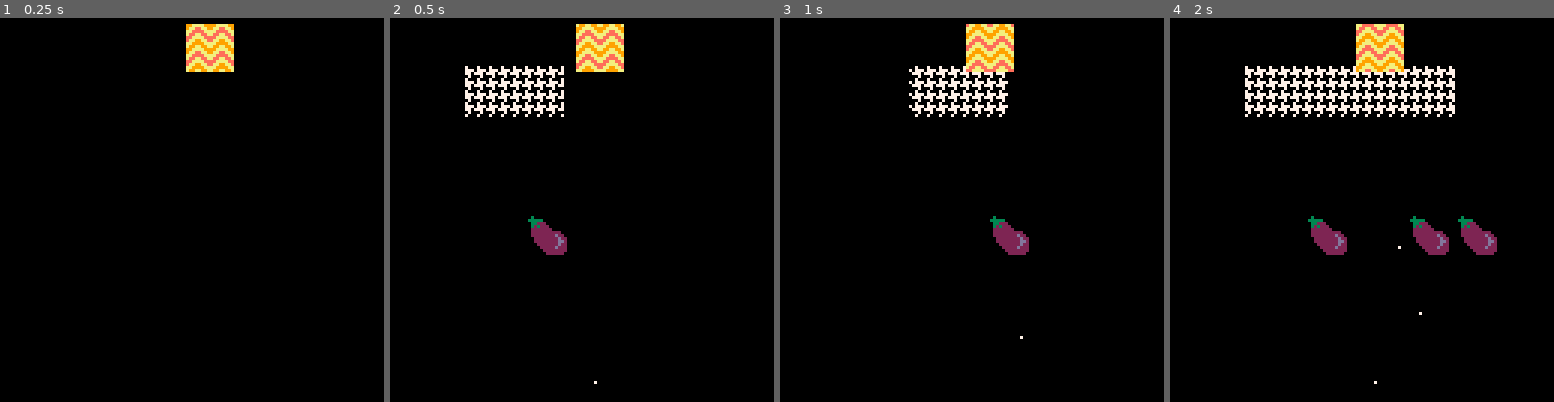
Above: before the commit, frames 1-4 (left to right).
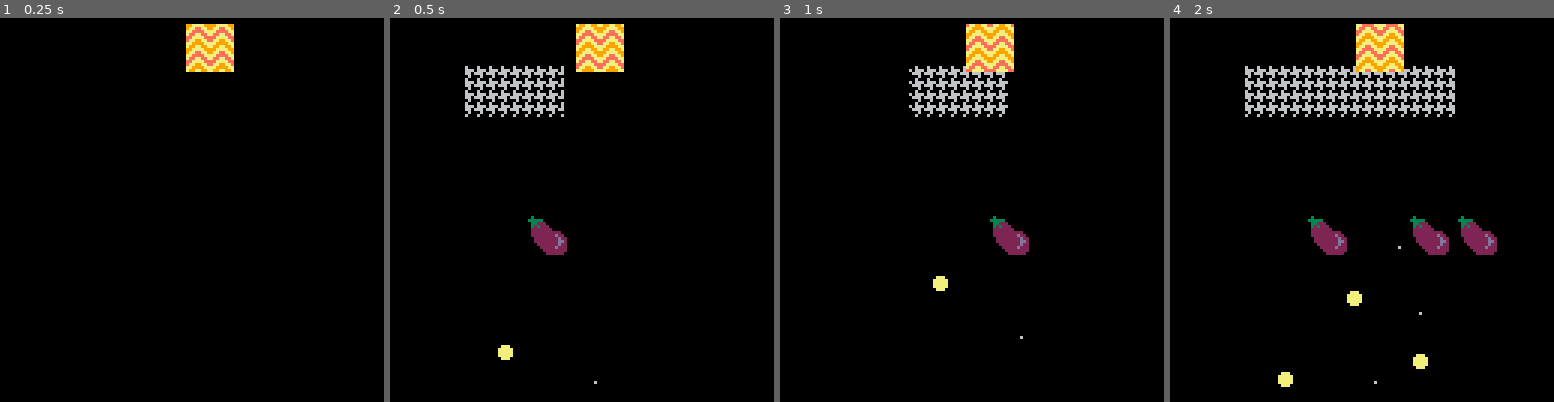
Above: after the commit, the same moments.

Repository: broquaint/pico8-carts
Game: PICO-8 cartridge scratch.p8
The game is run twice, just before and just after one commit, with the same random seed, the same clock (stepped at 60 frames per second) and the same inputs.
Inputs:
- Up to frame 1 (0.25 s): no input
- Up to frame 2 (0.5 s): tap X (X key) at 0.33 s
- Up to frame 3 (1 s): no input
- Up to frame 4 (2 s): tap X (X key) at 1.07, 1.85 s

Frame 1 is identical in both runs. In frame 2, 1.8% of the frame differs, in the area x 19-54%, y 12-96%; in frame 3, 1.7%; in frame 4, 3.9%, in the area x 19-75%, y 12-97%.

Commit message:
Implement a scratch spark
Might use it in Tephra Toil.

Diff:
--- a/scratch.p8
+++ b/scratch.p8
@@ -70,6 +70,69 @@
    add(anims, co)
 end
 
+function animate_lavafall()
+   local co = cocreate(function()
+         local tick = 1
+         default_fall = {
+            --     sx sy  sw  sh  dx  dy dw  dh
+            foo = {sx=24, sy=0,  sw=40, sh=16, dx=62, dy=2},
+            bar = {sx=24, sy=16, sw=40, sh=0,  dx=62, dy=2}
+         }
+         lavafall = copy_table(default_fall)
+         while tick > 0 do
+            if tick % 10 == 0 then
+               -- debug(lavafall)
+               lavafall.foo.sh -= 1
+               lavafall.bar.sh += 1
+               lavafall.bar.sy -= 1
+               lavafall.foo.dy += 1
+               if lavafall.foo.sh == 0 then
+                  --debug('looping!')
+                  --debug(default_fall)
+
+                  -- For some reason I can't see lavafall _does not change_
+                  lavafall.foo = copy_table(default_fall.foo)
+                  lavafall.bar = copy_table(default_fall.bar)
+
+                  --debug(lavafall)
+               end
+            end
+            tick += 1
+            yield()
+         end
+         obj.alive = false
+   end)
+   coresume(co)
+   add(anims, co)
+end
+
+function animate_spark(sp)
+   -- via https://create.roblox.com/docs/mechanics/bezier-curves
+   function lerp(a, b, t)
+	return a + (b - a) * t
+   end
+   function quadraticBezier(t, p0, p1, p2)
+	local l1 = lerp(p0, p1, t)
+	local l2 = lerp(p1, p2, t)
+	local quad = lerp(l1, l2, t)
+	return quad
+   end
+   local co = cocreate(function()
+         local p0 = 127
+         local p1 = 40+randx(50)
+         local p2 = 132
+         local len = 30 + randx(30)
+         for f = 1,len do
+            sp.x += 1
+            sp.y = quadraticBezier(f/len, p0, p1, p2)
+            --debug(sp)
+            yield()
+         end
+   end)
+   coresume(co)
+   add(anims, co)
+end
+
 -- for x=0,127 do
 -- 	pset(x,sin(x/127)*30+64,8)
 --     end
@@ -95,42 +158,17 @@
       rect.type = 'rect'
       add(objs, rect)
       animate(rect)
+
+      local sp = make_obj()
+      sp.type = 'spark'
+      sp.x = 32
+      sp.y = 127
+      add(objs, sp)
+      animate_spark(sp)
    end
 
    if not lavalfall then
-      local co = cocreate(function()
-            local tick = 1
-            default_fall = {
-               --     sx sy  sw  sh  dx  dy dw  dh
-               foo = {sx=24, sy=0,  sw=40, sh=16, dx=62, dy=2},
-               bar = {sx=24, sy=16, sw=40, sh=0,  dx=62, dy=2}
-            }
-            lavafall = copy_table(default_fall)
-            while tick > 0 do
-               if tick % 10 == 0 then
-                  -- debug(lavafall)
-                  lavafall.foo.sh -= 1
-                  lavafall.bar.sh += 1
-                  lavafall.bar.sy -= 1
-                  lavafall.foo.dy += 1
-                  if lavafall.foo.sh == 0 then
-                     debug('looping!')
-                     debug(default_fall)
-
-                     -- For some reason I can't see lavafall _does not change_
-                     lavafall.foo = copy_table(default_fall.foo)
-                     lavafall.bar = copy_table(default_fall.bar)
-
-                     debug(lavafall)
-                  end
-               end
-               tick += 1
-               yield()
-            end
-            obj.alive = false
-      end)
-      coresume(co)
-      add(anims, co)
+      animate_lavafall()
    end
 
    run_animations()
@@ -151,7 +189,9 @@
          --pal(3, 131, 1)
          sspr(0, 16, 16, 16, obj.x, obj.y)
       elseif obj.type == 'particle' then
-         pset(obj.x, obj.y, 7)
+         pset(obj.x, obj.y, silver)
+      elseif obj.type == 'spark' then
+         circfill(obj.x, obj.y, 2, lemon)
       elseif obj.type == 'rect' then
          fillp(✽)
          rectfill(obj.x, obj.y, obj.x + 32, obj.y + 16)
